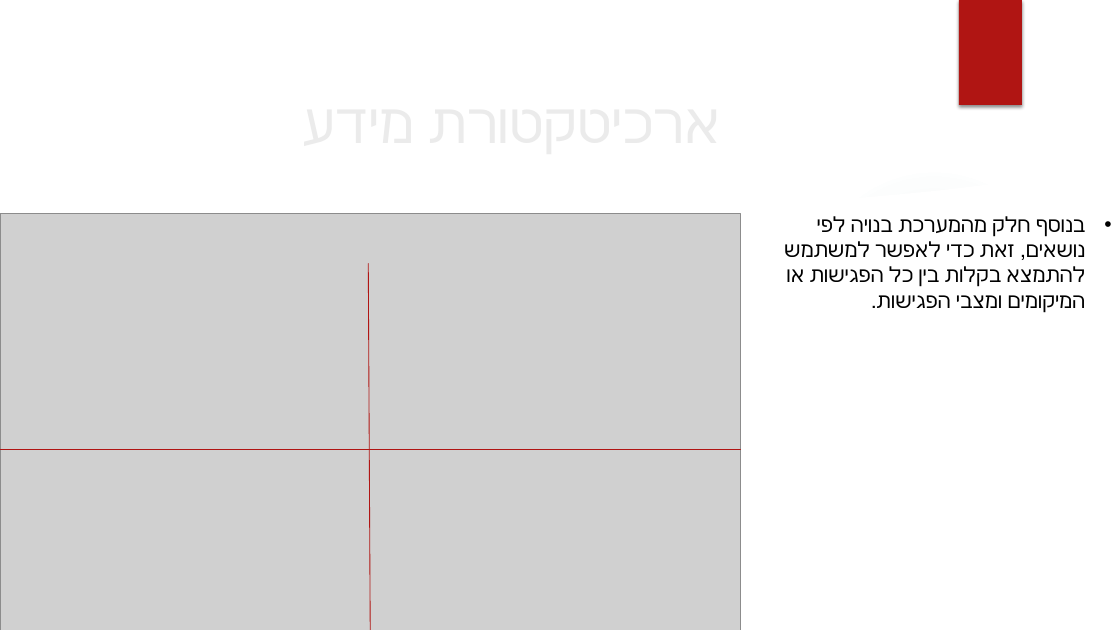
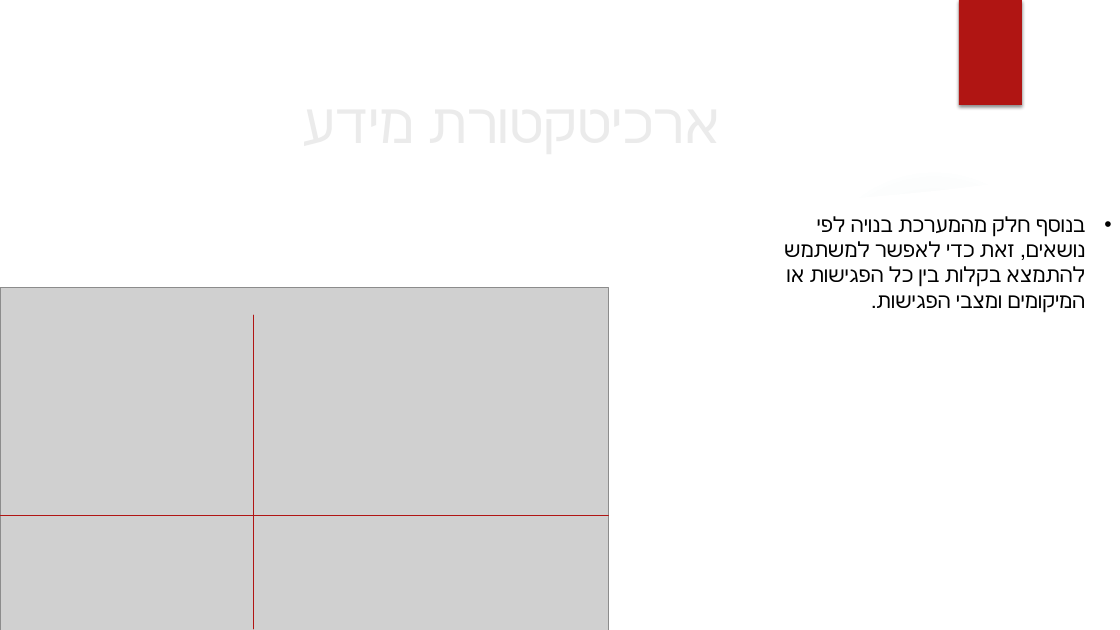
Before and after one commit to golankiviti/WeMeet, a slide deck: slide 73 of ux_course/מצגת סופית להגשה.pptx (slide 70 before the commit). Drawn at 1120x630 pixels with LibreOffice and Linux fonts; fonts in the diff are those of the drawing; grey boxes stand for pictures; background and template pictures are left out. Boxes give left, top, right and bottom in pixels: in the first picture for what was removed or moved away, otherwise in the second. Text is boxed around its words. In the diff, an @@ line names an element or a change of style, - is before the commit and + after.

```diff
--- a/ux_course/מצגת סופית להגשה.pptx
+++ b/ux_course/מצגת סופית להגשה.pptx
@@ picture: place and size @@
-picture at [0,214,741,630]
+picture at [0,288,608,630]
@@ line moved from (368, 264) - (371, 630) to (254, 315) - (254, 629) @@
@@ line moved from (0, 450) - (741, 450) to (0, 516) - (608, 516) @@
```
Also in this commit, not shown: 8 other slides changed, 3 slides added, 2 other files.
